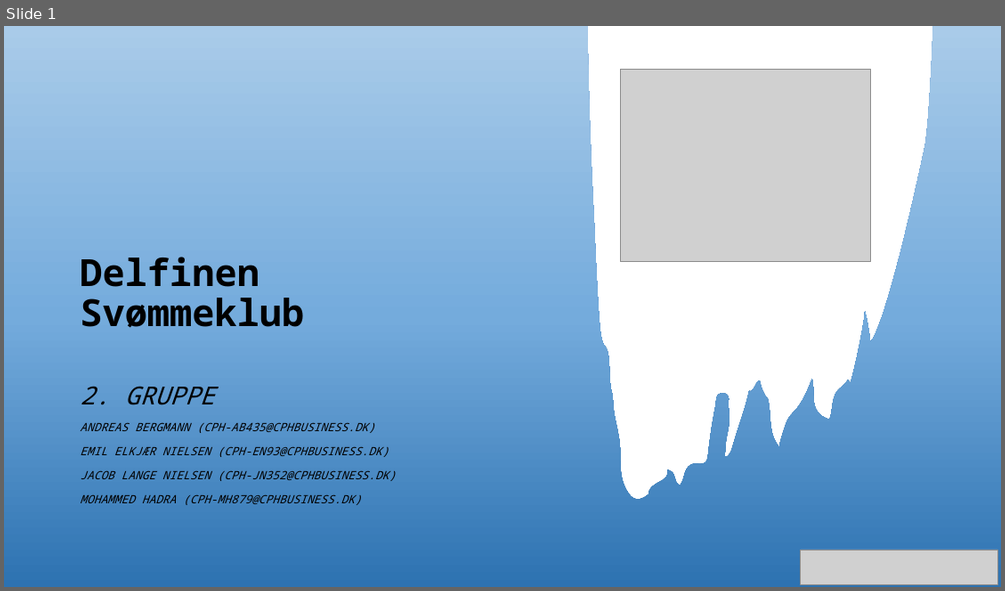
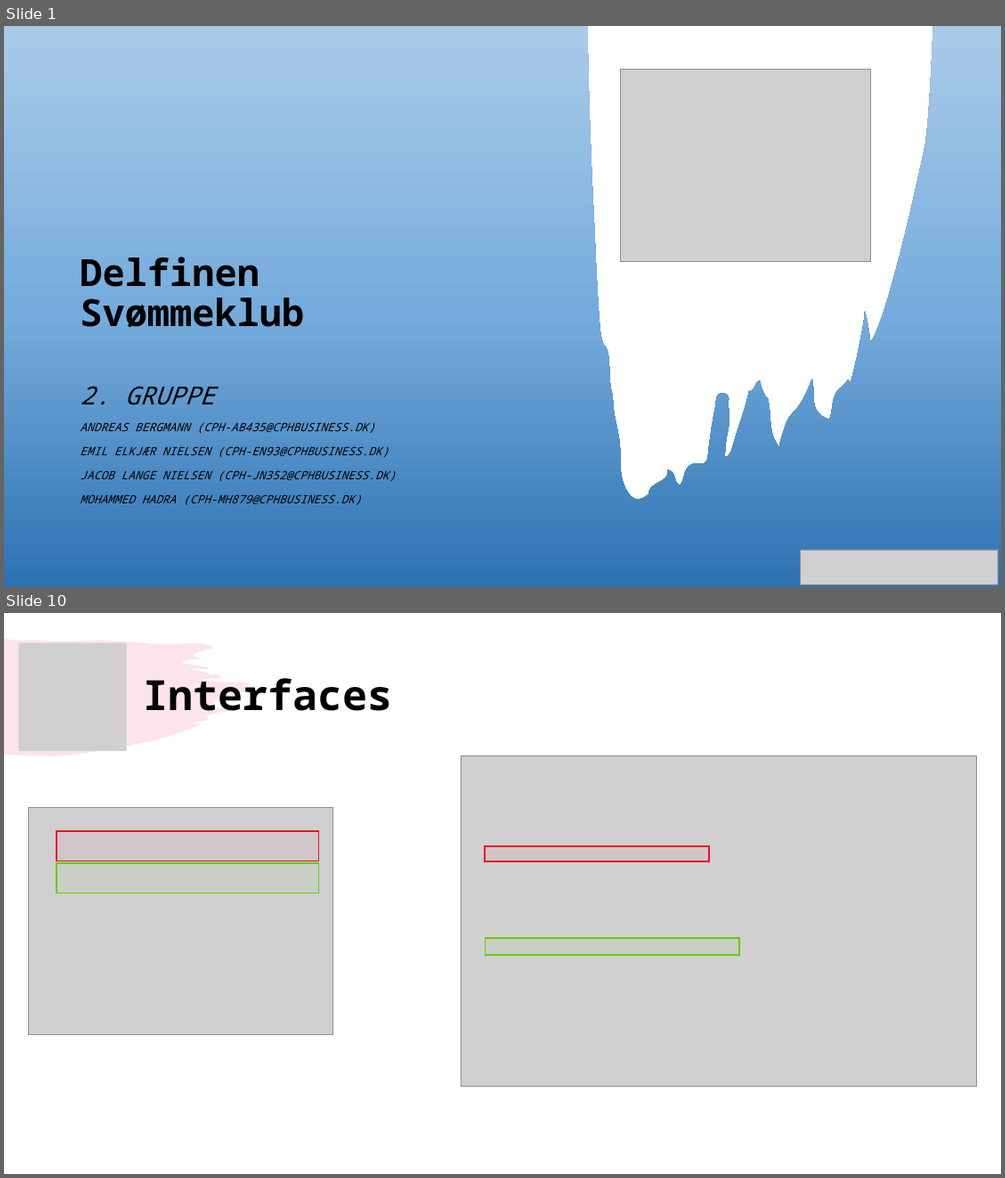
Before and after one commit to eelkjaer/Delfinen, a slide deck: Præsentation.pptx. Shown one above the other, each under a label of ours: slide 1 before the commit, slides 1 and 10 after it; the slides between them are not shown. The pictures are 1005x591 and 1005x1178 pixels, drawn with LibreOffice and Linux fonts; fonts in the diff are those of the drawing; grey boxes stand for pictures. Boxes give left, top, right and bottom in pixels: in the first picture for what was removed or moved away, otherwise in the second. Text is boxed around its words. In the diff, an @@ line names an element or a change of style, - is before the commit and + after.

```diff
--- a/Præsentation.pptx
+++ b/Præsentation.pptx
@@ slide 10 added at bbox=[4, 613, 1001, 1174], background #FFFFFF @@
@@ freeform shape added at bbox=[4, 639, 251, 755], fill #F07C98 at 20% opacity @@
@@ picture added at bbox=[18, 643, 126, 751] @@
@@ title added at bbox=[143, 678, 392, 711], 40 pt, text #000000, bold @@
+Interfaces
@@ picture added at bbox=[461, 755, 977, 1086] @@
@@ picture added at bbox=[29, 807, 333, 1035] @@
@@ rectangle added at bbox=[57, 831, 319, 860], fill #E71224 at 5% opacity, outline #E71224 1.42 pt @@
@@ rectangle added at bbox=[485, 846, 709, 861], fill #E71224 at 5% opacity, outline #E71224 1.42 pt @@
@@ trapezoid added at bbox=[57, 863, 319, 893], fill #66CC00 at 5% opacity, outline #66CC00 1.42 pt @@
@@ parallelogram added at bbox=[485, 938, 740, 955], fill #66CC00 at 5% opacity, outline #66CC00 1.42 pt @@
```
Also in this commit, not shown: 6 slides changed, 3 other slides added, 1 slide removed, 2 other files.
